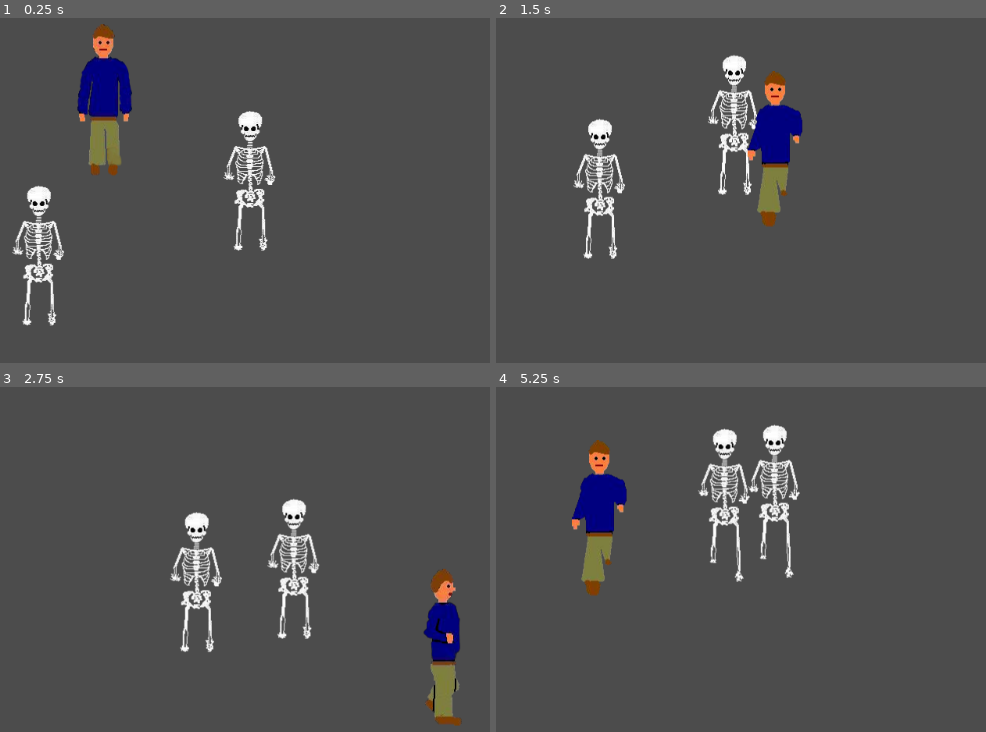
Above: before the commit, frames 1-4 (two rows, left to right).
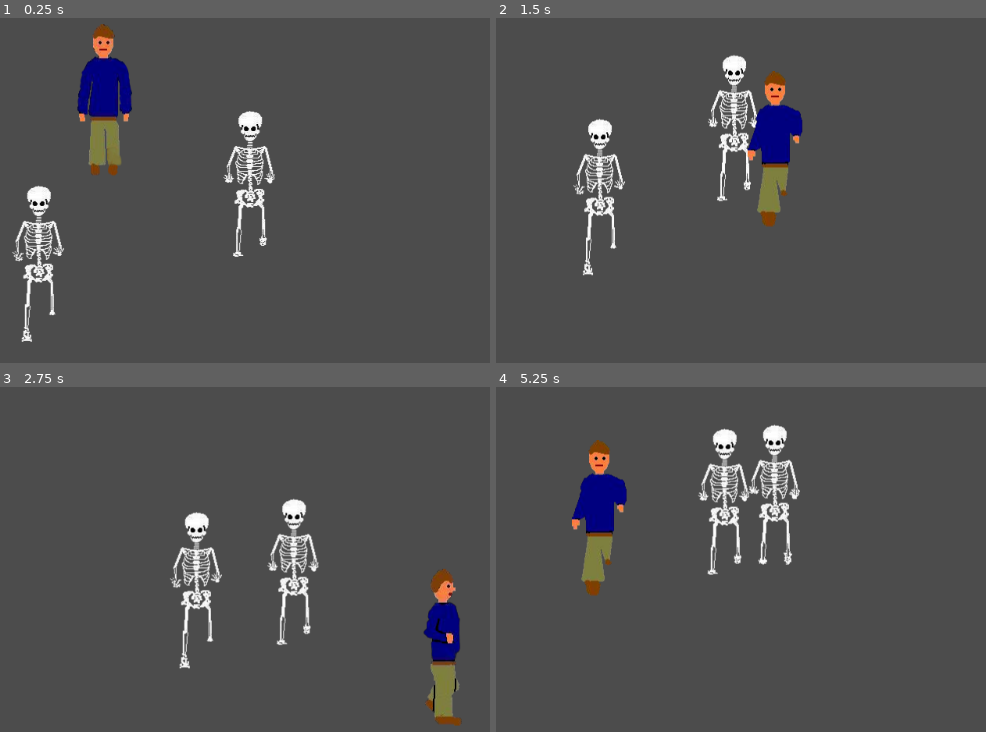
Above: after the commit, the same moments.

Repository: JohnyBuk/TotalMaster
Game: Godot game, scene res://scenes/TestLevel.tscn
Two runs of this game, one before a commit and one after it. Both use one fixed random seed, a clock stepped at 60 frames per second and the inputs below.
Inputs:
- Up to frame 1 (0.25 s): no input
- Up to frame 2 (1.5 s): hold Right (ui_right) 0.53-1.28 s; hold Down (ui_down) from 1.28 s (still down)
- Up to frame 3 (2.75 s): release Down (ui_down) at 2.03 s; hold Right (ui_right) from 2.03 s (still down)
- Up to frame 4 (5.25 s): release Right (ui_right) at 2.78 s; hold Up (ui_up) 2.78-3.53 s; hold Left (ui_left) 3.53-5.03 s; hold Down (ui_down) from 5.03 s (still down)

The runs differ from the first frame. In frame 1, 0.4% of the frame differs, in the area x 2-57%, y 44-94%; in frame 2, 0.4%; in frame 3, 0.4%; in frame 4, 0.5%, in the area x 41-63%, y 28-57%.

Commit message:
skeletons start with different animation frame

Diff:
--- a/scripts/Skeleton.gd
+++ b/scripts/Skeleton.gd
@@ -1,12 +1,18 @@
 extends Node2D
 
 var speed = 100
+
+
+func _ready():
+	var rng = RandomNumberGenerator.new()
+	rng.randomize()
+	$AnimatedSprite.frame = rng.randi_range(0, 5)
+
 
 func move(velocity: Vector2):
 	var collision = $Head.move_and_collide(velocity)
 	$AnimatedSprite.position = $Head.position
 	$Body.position = $Head.position
-	print(speed)
 
 func _physics_process(delta):
 	var player_direction = get_node("../Player/Body").global_position -  $Head.global_position
